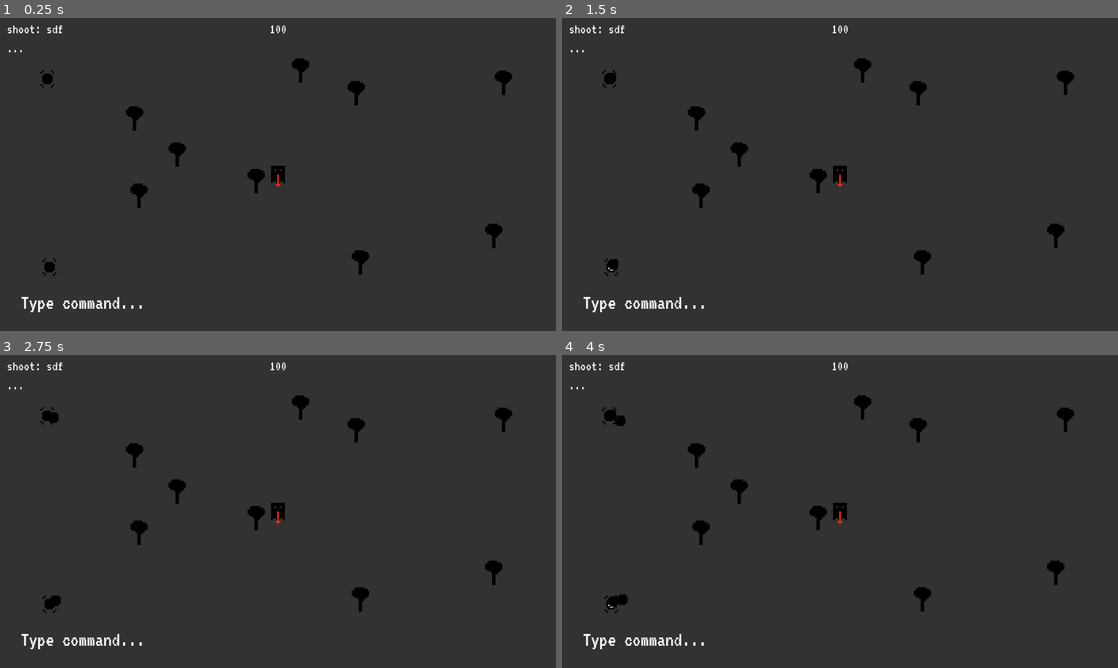
Above: before the commit, frames 1-4 (two rows, left to right).
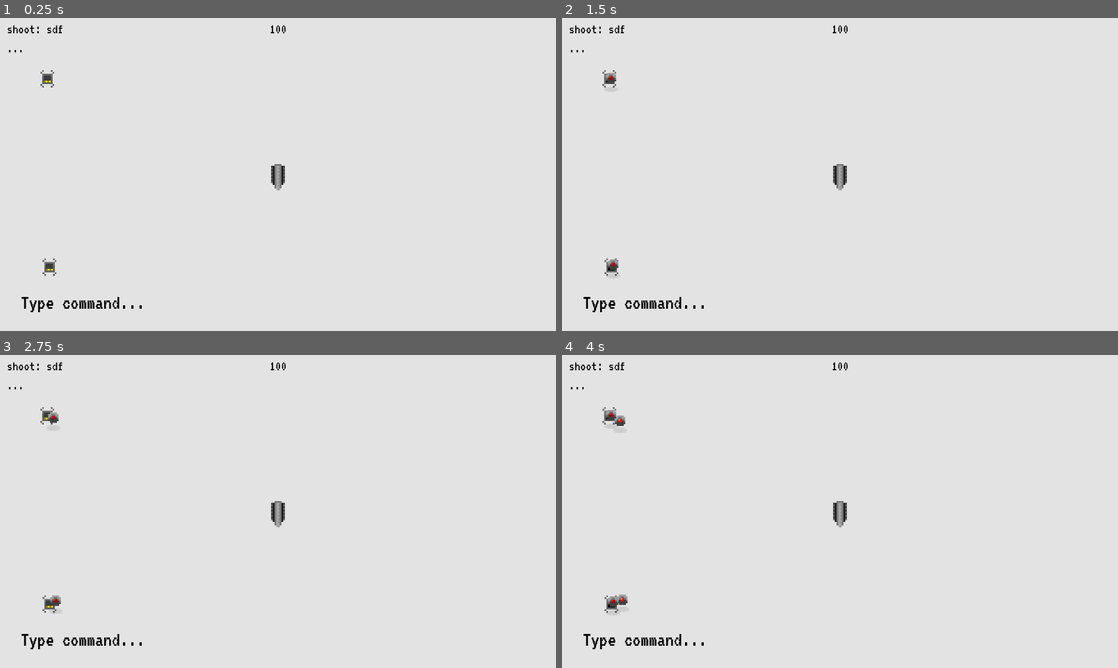
Above: after the commit, the same moments.

Repository: Anudin/LD41
Game: Godot game, scene res://Main.tscn
The game is run twice, just before and just after one commit, with the same random seed, the same clock (stepped at 60 frames per second) and the same inputs.
Inputs:
- Up to frame 1 (0.25 s): no input
- Up to frame 2 (1.5 s): tap Enter at 0.5, 0.6 s; tap Space at 0.77 s; tap Backspace at 1.35 s
- Up to frame 3 (2.75 s): tap Space at 1.52 s; tap Delete at 2.1 s
- Up to frame 4 (4 s): tap Enter at 2.85 s; tap Space at 3.02, 3.77 s; tap Backspace at 3.6 s

The runs differ from the first frame. In frame 1, 100% of the frame differs, in the area x 0-100%, y 0-100%; in frame 2, 100%; in frame 3, 100%; in frame 4, 100%.

Commit message:
Visual overhaul

Diff:
--- a/AI/AI.tscn
+++ b/AI/AI.tscn
@@ -1,37 +1,39 @@
-[gd_scene load_steps=13 format=2]
+[gd_scene load_steps=16 format=2]
 
-[ext_resource path="res://AI/ai.png" type="Texture" id=1]
-[ext_resource path="res://AI/explosion0.png" type="Texture" id=2]
-[ext_resource path="res://AI/explosion1.png" type="Texture" id=3]
-[ext_resource path="res://AI/explosion2.png" type="Texture" id=4]
-[ext_resource path="res://AI/explosion3.png" type="Texture" id=5]
-[ext_resource path="res://AI/explosion4.png" type="Texture" id=6]
-[ext_resource path="res://AI/AI.gd" type="Script" id=7]
-[ext_resource path="res://Components/RestrictToScreen.tscn" type="PackedScene" id=8]
-[ext_resource path="res://AI/AttackPlayer.tscn" type="PackedScene" id=9]
+[ext_resource path="res://AI/ai0.png" type="Texture" id=1]
+[ext_resource path="res://AI/ai1.png" type="Texture" id=2]
+[ext_resource path="res://AI/explosion0.png" type="Texture" id=3]
+[ext_resource path="res://AI/explosion1.png" type="Texture" id=4]
+[ext_resource path="res://AI/explosion2_bloody.png" type="Texture" id=5]
+[ext_resource path="res://AI/explosion3_bloody.png" type="Texture" id=6]
+[ext_resource path="res://AI/explosion4_bloody.png" type="Texture" id=7]
+[ext_resource path="res://AI/explosion5_bloody .png" type="Texture" id=8]
+[ext_resource path="res://AI/AI.gd" type="Script" id=9]
+[ext_resource path="res://Components/RestrictToScreen.tscn" type="PackedScene" id=10]
+[ext_resource path="res://AI/AttackPlayer.tscn" type="PackedScene" id=11]
+[ext_resource path="res://AI/shadow.png" type="Texture" id=12]
 
-[sub_resource type="SpriteFrames" id=3]
+[sub_resource type="SpriteFrames" id=1]
 
 animations = [ {
-"frames": [ ExtResource( 1 ) ],
+"frames": [ ExtResource( 1 ), ExtResource( 2 ) ],
 "loop": true,
 "name": "default",
-"speed": 5.0
+"speed": 2.0
 }, {
-"frames": [ ExtResource( 2 ), ExtResource( 3 ), ExtResource( 4 ), ExtResource( 5 ), ExtResource( 6 ) ],
-"loop": true,
+"frames": [ ExtResource( 3 ), ExtResource( 4 ), ExtResource( 5 ), ExtResource( 6 ), ExtResource( 7 ), ExtResource( 8 ) ],
+"loop": false,
 "name": "explode",
 "speed": 5.0
 } ]
 
-[sub_resource type="RectangleShape2D" id=1]
+[sub_resource type="RectangleShape2D" id=2]
 
 custom_solver_bias = 0.0
 extents = Vector2( 6.92947, 7.09068 )
 
-[sub_resource type="Animation" id=2]
+[sub_resource type="Animation" id=3]
 
-resource_name = "wobble"
 length = 1.0
 loop = true
 step = 0.1
@@ -53,16 +55,18 @@
 ]]
 
 scale = Vector2( 4, 4 )
-frames = SubResource( 3 )
+frames = SubResource( 1 )
 animation = "default"
-script = ExtResource( 7 )
+frame = 1
+playing = true
+script = ExtResource( 9 )
 _sections_unfolded = [ "Offset", "Transform" ]
 
-[node name="RestrictToScreen" parent="." index="0" instance=ExtResource( 8 )]
+[node name="RestrictToScreen" parent="." index="0" instance=ExtResource( 10 )]
 
 extend = Vector2( 12, 12 )
 
-[node name="AttackPlayer" parent="." index="1" instance=ExtResource( 9 )]
+[node name="AttackPlayer" parent="." index="1" instance=ExtResource( 11 )]
 
 [node name="Area2D" type="Area2D" parent="." index="2"]
 
@@ -87,10 +91,12 @@
 playback_process_mode = 1
 playback_default_blend_time = 0.0
 playback_speed = 1.0
-anims/wobble = SubResource( 2 )
+anims/wobble = SubResource( 3 )
 blend_times = [  ]
 _sections_unfolded = [ "Playback Options" ]
 
-[connection signal="animation_finished" from="." to="AttackPlayer" method="_on_animation_finished"]
+[node name="Shadow" type="Sprite" parent="." index="4"]
+
+texture = ExtResource( 12 )
 
 [connection signal="area_entered" from="Area2D" to="AttackPlayer" method="_on_area_entered"]
--- a/AI/AttackPlayer.gd
+++ b/AI/AttackPlayer.gd
@@ -28,12 +28,15 @@
 	Parent.position += (Player.position - Parent.position).normalized() * speed * delta * modifiers
 
 func _on_animation_finished():
-	Parent.queue_free()
+	pass#Parent.queue_free()
 
 func _on_area_entered(area):
 	cleanup = true
+	Parent.get_node("Shadow").hide()
+	Parent.get_node("AnimationPlayer").stop()
+	Parent.get_node("Area2D/CollisionShape2D").disabled = true
+	Parent.rotate(deg2rad(randi()%135-90))
 	Parent.play("explode")
-	Parent.get_node("Area2D/CollisionShape2D").disabled = true
 
 	if area == Player.get_node("Area2D"):
 		Player._on_hit()
--- a/Main.tscn
+++ b/Main.tscn
@@ -25,7 +25,6 @@
 
 [node name="UI" type="Control" parent="." index="0"]
 
-editor/display_folded = true
 anchor_left = 0.0
 anchor_top = 0.0
 anchor_right = 0.0
@@ -56,11 +55,12 @@
 size_flags_horizontal = 1
 size_flags_vertical = 4
 custom_fonts/font = SubResource( 1 )
+custom_colors/font_color = Color( 0, 0, 0, 1 )
 text = "Command Queue"
 percent_visible = 1.0
 lines_skipped = 0
 max_lines_visible = -1
-_sections_unfolded = [ "custom_fonts" ]
+_sections_unfolded = [ "custom_colors", "custom_fonts" ]
 
 [node name="CommandMapping" type="Label" parent="UI" index="1"]
 
@@ -79,11 +79,12 @@
 size_flags_horizontal = 1
 size_flags_vertical = 4
 custom_fonts/font = SubResource( 1 )
+custom_colors/font_color = Color( 0, 0, 0, 1 )
 text = "Command Mapping"
 percent_visible = 1.0
 lines_skipped = 0
 max_lines_visible = -1
-_sections_unfolded = [ "custom_fonts" ]
+_sections_unfolded = [ "custom_colors", "custom_fonts" ]
 
 [node name="PlayerHealth" type="Label" parent="UI" index="2"]
 
@@ -102,12 +103,13 @@
 size_flags_horizontal = 1
 size_flags_vertical = 4
 custom_fonts/font = SubResource( 1 )
+custom_colors/font_color = Color( 0, 0, 0, 1 )
 text = "Player Health"
 align = 1
 percent_visible = 1.0
 lines_skipped = 0
 max_lines_visible = -1
-_sections_unfolded = [ "custom_fonts" ]
+_sections_unfolded = [ "custom_colors", "custom_fonts" ]
 
 [node name="TextInput" parent="UI" index="3" instance=ExtResource( 3 )]
 
@@ -122,38 +124,47 @@
 
 [node name="Tree" parent="Level" index="0" instance=ExtResource( 4 )]
 
+visible = false
 position = Vector2( 309.778, 258.723 )
 
 [node name="Tree2" parent="Level" index="1" instance=ExtResource( 4 )]
 
+visible = false
 position = Vector2( 408.428, 342.166 )
 
 [node name="Tree3" parent="Level" index="2" instance=ExtResource( 4 )]
 
+visible = false
 position = Vector2( 692.232, 149.151 )
 
 [node name="Tree4" parent="Level" index="3" instance=ExtResource( 4 )]
 
+visible = false
 position = Vector2( 589.696, 402.778 )
 
 [node name="Tree5" parent="Level" index="4" instance=ExtResource( 4 )]
 
+visible = false
 position = Vector2( 1158.59, 176.91 )
 
 [node name="Tree6" parent="Level" index="5" instance=ExtResource( 4 )]
 
+visible = false
 position = Vector2( 819.924, 200.968 )
 
 [node name="Tree7" parent="Level" index="6" instance=ExtResource( 4 )]
 
+visible = false
 position = Vector2( 1137.47, 528.62 )
 
 [node name="Tree8" parent="Level" index="7" instance=ExtResource( 4 )]
 
+visible = false
 position = Vector2( 830.276, 589.69 )
 
 [node name="Tree9" parent="Level" index="8" instance=ExtResource( 4 )]
 
+visible = false
 position = Vector2( 319.598, 436.548 )
 
 [node name="Spawn" parent="Level" index="9" instance=ExtResource( 5 )]
@@ -164,9 +175,11 @@
 
 position = Vector2( 113.573, 572.874 )
 
-[node name="AI" type="Node2D" parent="." index="2"]
+[node name="Bullets" type="Node2D" parent="." index="2"]
 
-[node name="Player" parent="." index="3" instance=ExtResource( 6 )]
+[node name="AI" type="Node2D" parent="." index="3"]
+
+[node name="Player" parent="." index="4" instance=ExtResource( 6 )]
 
 position = Vector2( 640, 360 )
 
--- a/Player/Bullet.gd
+++ b/Player/Bullet.gd
@@ -1,7 +1,7 @@
 extends Sprite
 
 var direction = Vector2(0,0)
-var speed = 240
+var speed = 600
 
 func _ready():
 	# Called every time the node is added to the scene.
--- a/Player/Bullet.tscn
+++ b/Player/Bullet.tscn
@@ -6,7 +6,7 @@
 [sub_resource type="RectangleShape2D" id=1]
 
 custom_solver_bias = 0.0
-extents = Vector2( 1.01616, 0.980763 )
+extents = Vector2( 1.01508, 0.963976 )
 
 [node name="Bullet" type="Sprite" groups=[
 "bullets",
@@ -33,6 +33,7 @@
 [node name="CollisionShape2D" type="CollisionShape2D" parent="Area2D" index="0"]
 
 shape = SubResource( 1 )
+_sections_unfolded = [ "Transform" ]
 
 [node name="VisibilityNotifier2D" type="VisibilityNotifier2D" parent="." index="1"]
 
--- a/Player/Player.gd
+++ b/Player/Player.gd
@@ -1,4 +1,4 @@
-extends Sprite
+extends AnimatedSprite
 
 signal health_changed
 
@@ -30,10 +30,11 @@
 		var bullet = Bullet.instance()
 		bullet.setup(bullet_direction)
 		bullet.position = position
-		$"/root/Main".add_child(bullet)
+		$"/root/Main/Bullets".add_child(bullet)
 
 func movement(command):
 	if command == "up":
+		rotate(deg2rad(-90) - $DebugArrow.rotation)
 		$DebugArrow.rotate(deg2rad(-90) - $DebugArrow.rotation)
 
 		direction.x = 0
@@ -43,6 +44,7 @@
 		else:
 			direction.y = -1
 	elif command == "down":
+		rotate(deg2rad(90) - $DebugArrow.rotation)
 		$DebugArrow.rotate(deg2rad(90) - $DebugArrow.rotation)
 
 		direction.x = 0
@@ -52,6 +54,7 @@
 		else:
 			direction.y = 1
 	elif command == "left":
+		rotate(deg2rad(180) - $DebugArrow.rotation)
 		$DebugArrow.rotate(deg2rad(180) - $DebugArrow.rotation)
 
 		direction.y = 0
@@ -61,6 +64,7 @@
 		else:
 			direction.x = -1
 	elif command == "right":
+		rotate(deg2rad(0) - $DebugArrow.rotation)
 		$DebugArrow.rotate(deg2rad(0) - $DebugArrow.rotation)
 
 		direction.y = 0
@@ -73,6 +77,11 @@
 		last_direction = direction
 		direction = Vector2(0,0)
 
+	if direction != Vector2(0,0):
+		play("default")
+	else:
+		stop()
+
 func _on_screen_collision():
 	last_direction = direction
 	direction = Vector2(0,0)
--- a/Player/Player.tscn
+++ b/Player/Player.tscn
@@ -1,30 +1,41 @@
-[gd_scene load_steps=6 format=2]
+[gd_scene load_steps=8 format=2]
 
-[ext_resource path="res://Player/player.png" type="Texture" id=1]
-[ext_resource path="res://Player/Player.gd" type="Script" id=2]
-[ext_resource path="res://Components/RestrictToScreen.tscn" type="PackedScene" id=3]
-[ext_resource path="res://Player/debug_arrow.png" type="Texture" id=4]
+[ext_resource path="res://Player/player0.png" type="Texture" id=1]
+[ext_resource path="res://Player/player1.png" type="Texture" id=2]
+[ext_resource path="res://Player/Player.gd" type="Script" id=3]
+[ext_resource path="res://Components/RestrictToScreen.tscn" type="PackedScene" id=4]
+[ext_resource path="res://Player/debug_arrow.png" type="Texture" id=5]
+
+[sub_resource type="SpriteFrames" id=2]
+
+animations = [ {
+"frames": [ ExtResource( 1 ), ExtResource( 2 ) ],
+"loop": true,
+"name": "default",
+"speed": 5.0
+} ]
 
 [sub_resource type="RectangleShape2D" id=1]
 
 custom_solver_bias = 0.0
-extents = Vector2( 4.00501, 5.08431 )
+extents = Vector2( 4.02826, 7.48546 )
 
-[node name="Player" type="Sprite" index="0"]
+[node name="Player" type="AnimatedSprite"]
 
 scale = Vector2( 4, 4 )
-texture = ExtResource( 1 )
-script = ExtResource( 2 )
-_sections_unfolded = [ "Transform", "Visibility" ]
+frames = SubResource( 2 )
+animation = "default"
+offset = Vector2( 0, 2 )
+script = ExtResource( 3 )
+_sections_unfolded = [ "Offset", "Transform", "Visibility" ]
 
-[node name="RestrictToScreen" parent="." index="0" instance=ExtResource( 3 )]
+[node name="RestrictToScreen" parent="." index="0" instance=ExtResource( 4 )]
 
 extend = Vector2( 16, 20 )
 
 [node name="Area2D" type="Area2D" parent="." index="1"]
 
-editor/display_folded = true
-position = Vector2( 0.462787, 0.142396 )
+position = Vector2( 0.0269356, 0.771958 )
 input_pickable = true
 gravity_vec = Vector2( 0, 1 )
 gravity = 98.0
@@ -35,13 +46,15 @@
 
 [node name="CollisionShape2D" type="CollisionShape2D" parent="Area2D" index="0"]
 
+position = Vector2( -0.0484276, 0.67799 )
 shape = SubResource( 1 )
 
 [node name="DebugArrow" type="Sprite" parent="." index="2"]
 
+visible = false
 position = Vector2( 0.0179672, 0.0113721 )
 rotation = 1.5708
 scale = Vector2( 0.5, 0.5 )
-texture = ExtResource( 4 )
+texture = ExtResource( 5 )
 offset = Vector2( 7.01266, 0.0802631 )
 _sections_unfolded = [ "Transform" ]
--- a/Spawns/Spawn.tscn
+++ b/Spawns/Spawn.tscn
@@ -1,15 +1,14 @@
-[gd_scene load_steps=7 format=2]
+[gd_scene load_steps=6 format=2]
 
 [ext_resource path="res://Spawns/spawn_open0.png" type="Texture" id=1]
 [ext_resource path="res://Spawns/spawn_open1.png" type="Texture" id=2]
 [ext_resource path="res://Spawns/spawn_open2.png" type="Texture" id=3]
-[ext_resource path="res://Spawns/spawn_open3.png" type="Texture" id=4]
-[ext_resource path="res://Spawns/Spawn.gd" type="Script" id=5]
+[ext_resource path="res://Spawns/Spawn.gd" type="Script" id=4]
 
 [sub_resource type="SpriteFrames" id=1]
 
 animations = [ {
-"frames": [ ExtResource( 1 ), ExtResource( 2 ), ExtResource( 3 ), ExtResource( 4 ), ExtResource( 1 ) ],
+"frames": [ ExtResource( 1 ), ExtResource( 2 ), ExtResource( 3 ), ExtResource( 2 ), ExtResource( 1 ) ],
 "loop": true,
 "name": "open",
 "speed": 5.0
--- a/TextInput/TextInput.tscn
+++ b/TextInput/TextInput.tscn
@@ -59,7 +59,7 @@
 size_flags_horizontal = 1
 size_flags_vertical = 4
 custom_fonts/font = SubResource( 1 )
-custom_colors/font_color = Color( 1, 1, 1, 1 )
+custom_colors/font_color = Color( 0, 0, 0, 1 )
 text = "Text Input"
 percent_visible = 1.0
 lines_skipped = 0
--- a/project.godot
+++ b/project.godot
@@ -49,5 +49,5 @@
 
 [rendering]
 
-environment/default_clear_color=Color( 0.2, 0.2, 0.2, 1 )
+environment/default_clear_color=Color( 0.890625, 0.890625, 0.890625, 1 )
 environment/default_environment="res://default_env.tres"
Not shown: 1 places in AI/AI.tscn that only renumber resources
Not shown, changed: AI/ai - Kopie.png.import
Binary file removed: AI/ai.png
Binary file added: AI/ai0.png
Not shown, changed: AI/ai0.png.import
Binary file added: AI/ai1.png
Not shown, changed: AI/ai1.png.import
Binary file added: AI/explosion2_bloody.png
Not shown, changed: AI/explosion2_bloody.png.import
Binary file added: AI/explosion3_bloody.png
Not shown, added: AI/explosion3_bloody.png.import
Binary file added: AI/explosion4_bloody.png
(and 22 more such lines)
